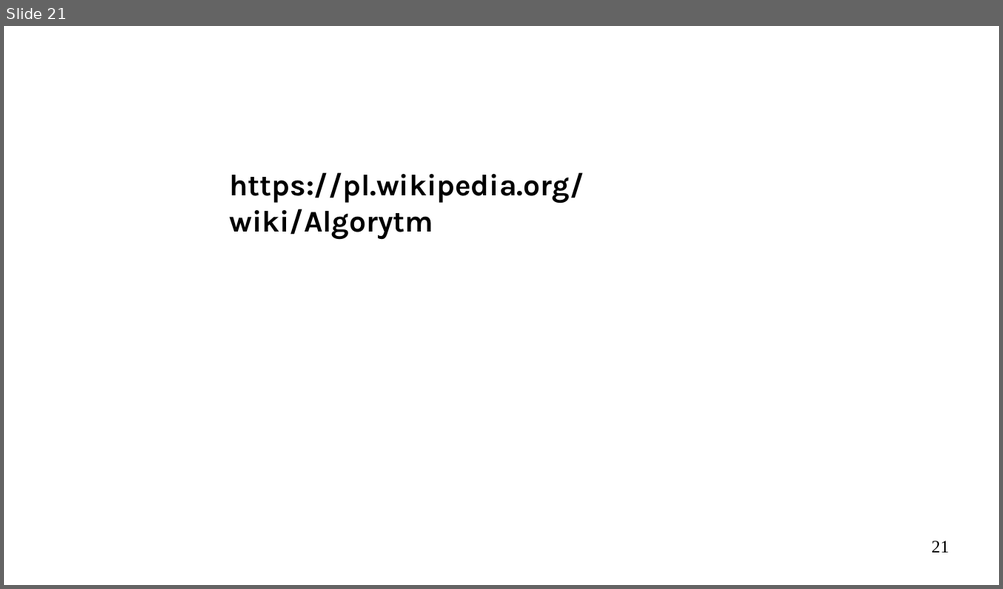
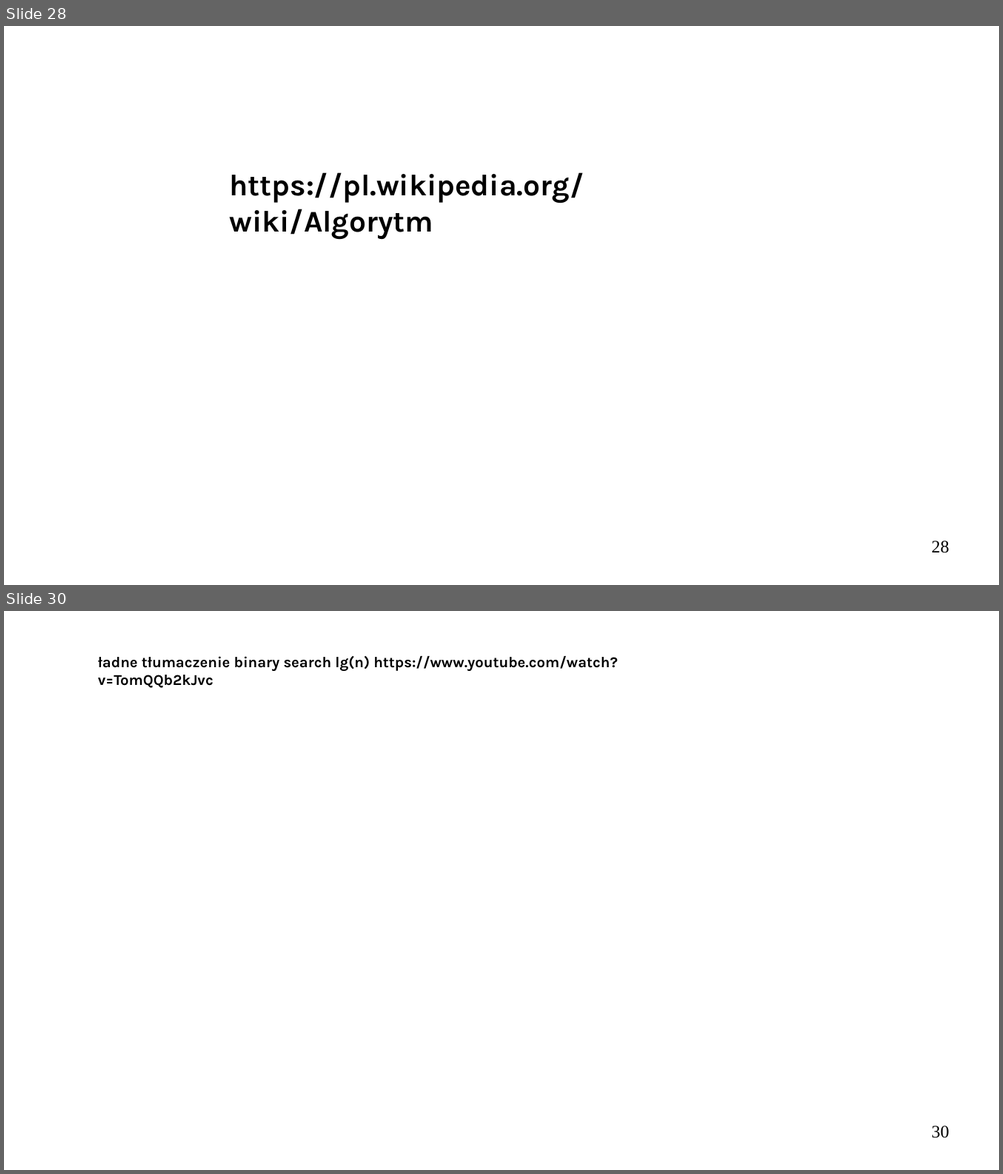
Before and after one commit to Michael-Wisniewski/algorithmic-workshop, a slide deck: gotowa.odp. Shown one above the other, each under a label of ours: slide 21 before the commit, slides 28 and 30 after it; the slides between them are not shown. The pictures are 1003x589 and 1003x1174 pixels, drawn with LibreOffice and Linux fonts; fonts in the diff are those of the drawing. Boxes give left, top, right and bottom in pixels: in the first picture for what was removed or moved away, otherwise in the second. Text is boxed around its words. In the diff, an @@ line names an element or a change of style, - is before the commit and + after.

```diff
--- a/gotowa.odp
+++ b/gotowa.odp
@@ slide 30 added at bbox=[4, 611, 999, 1170], background #FFFFFF @@
@@ text added at bbox=[98, 656, 617, 688], 12 pt, text #000000, bold @@
+ładne tłumaczenie binary search lg(n) https://www.youtube.com/watch?v=TomQQb2kJvc
@@ page number added at bbox=[931, 1126, 949, 1139], 14 pt, text #000000 @@
+30
@@ what was slide 21 is now slide 28 @@
@@ page number at bbox=[931, 541, 949, 554]: text changed @@
-21
+28
```
Also in this commit, not shown: 4 slides changed, 8 other slides added, 1 other file.
